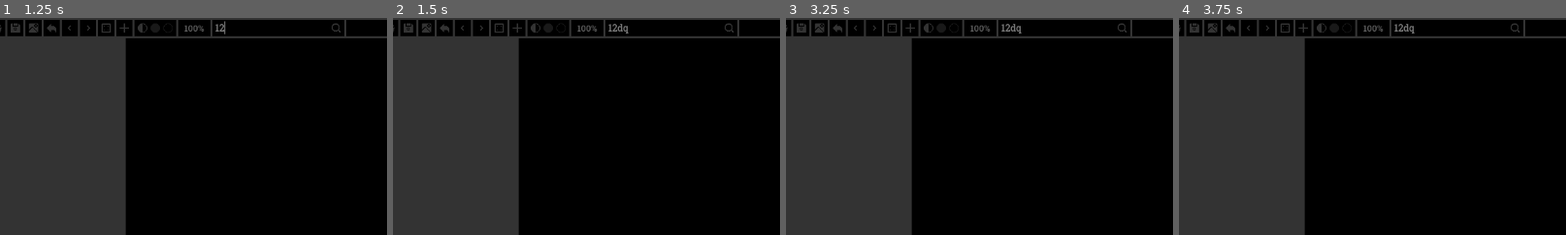
Above: before the commit, frames 1-4 (left to right).
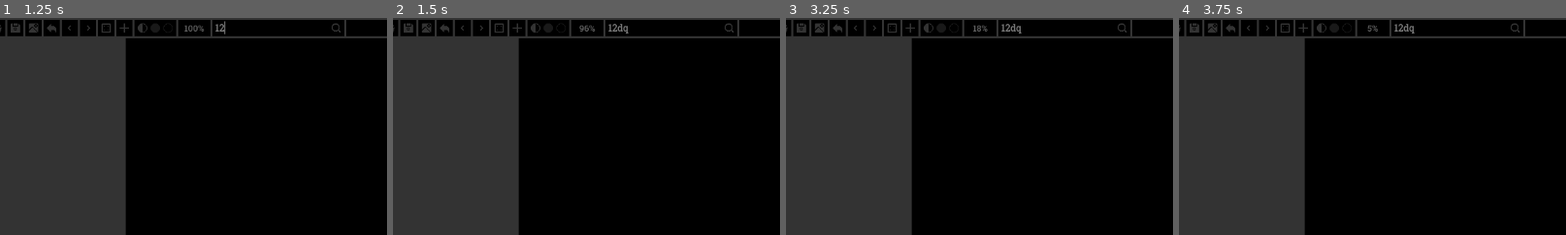
Above: after the commit, the same moments.

Repository: zehll/Nexo
Game: Godot game, scene res://Principal/Principal.tscn
Two runs of this game, one before a commit and one after it. Both use one fixed random seed, a clock stepped at 60 frames per second and the inputs below.
Inputs (mouse positions are % of the whole screen's width and height, from its top left):
- Up to frame 1 (1.25 s): click (39, 2) at 0.52 s; type "12" at 0.6 s
- Up to frame 2 (1.5 s): tap Enter at 1.25 s; move the mouse to (72, 45) at 1.27 s; hold D from 1.28 s (still down); hold Q from 1.28 s (still down); click (72, 45) at 1.42 s
- Up to frame 3 (3.25 s): move the mouse to (30, 55) at 2.02 s; release D at 2.03 s; release Q at 2.03 s; hold S 2.03-2.78 s; tap E at 2.1 s; click (30, 55) at 2.17 s; tap Space at 2.75 s; move the mouse to (60, 28) at 2.77 s; hold D from 2.78 s (still down); hold Q from 2.78 s (still down); click (60, 28) at 2.92 s
- Up to frame 4 (3.75 s): tap Enter at 3.5 s; move the mouse to (45, 70) at 3.52 s; release D at 3.53 s; release Q at 3.53 s; hold W from 3.53 s (still down); tap E at 3.6 s; click (45, 70) at 3.67 s
The pictures show only the part of the screen within x 4-54%, y 0-50%; the shares and areas given below are measured in that part.

Frame 1 is identical in both runs. In frame 2, 0.1% of the frame differs, in the area x 47-53%, y 3-7%; in frame 3, less than 0.1%; in frame 4, less than 0.1%.

Commit message:
Ajuste Final dos Rótulos
Concluído o conserto dos bugs mais graves na adição de rótulos.

Diff:
--- a/Botoes/Botoes.gd
+++ b/Botoes/Botoes.gd
@@ -268,6 +268,10 @@
 			Principal.ItemAtual = Principal.Imagens[0]
 			Principal.Exibidor.adicionar(Principal.ItemAtual[0])
 			TextoTitulo.text = Principal.ItemAtual[0].split("/")[-1].split(".")[0]
+		else:
+			Principal.ItemAtual = []
+			Principal.Exibidor.zerar()
+			TextoTitulo.text = "Nexo"
 	else:
 		IconeModo.texture = TexturaRotulo
 		if Principal.Rotulos.size() > 0:
@@ -276,6 +280,10 @@
 				if imagem[1].has(Principal.ItemAtual[0]):
 					Principal.Exibidor.adicionar(imagem[0])
 			TextoTitulo.text = Principal.ItemAtual[0]
+		else:
+			Principal.ItemAtual = []
+			Principal.Exibidor.zerar()
+			TextoTitulo.text = "Nexo"
 	Digitacao.text = ""
 	Principal.ListaDeImagens.atualizar("")
 	Principal.ListaDeRotulos.atualizar("")
--- a/Exibidor/Exibidor.gd
+++ b/Exibidor/Exibidor.gd
@@ -2,6 +2,7 @@
 class_name CExibidor
 
 # ELEMENTOS DA CENA
+@onready var Principal: CPrincipal
 @onready var Origem: Marker2D = $Origem
 @onready var Tabela: GridContainer = $Origem/Tabela
 @onready var ItemEmExibicao: PackedScene = preload("res://Exibidor/ItemEmExibicao/ItemEmExibicao.tscn")
@@ -24,6 +25,8 @@
 	self.mouse_entered.connect(Mouse.localizar.bind(self))
 	self.mouse_exited.connect(Mouse.localizar.bind(Mouse))
 	get_viewport().size_changed.connect(_atualizar_tamanho)
+func iniciar() -> void:
+	Principal = Mouse.Principal[0]
 
 # ATUALIZAR TAMANHO
 func _atualizar_tamanho() -> void:
@@ -85,6 +88,7 @@
 		var movimentacao: float = ZoomNormalizado * VelocidadeDoZoom * delta
 		if movimentacao >= 0.0:
 			Origem.scale += Vector2(movimentacao, movimentacao)
+			Principal.Botoes.Zoom.text = str(roundi(Origem.scale.x * 100.0)) + "%"
 		else:
 			var escala_pretendida: Vector2 = Origem.scale + Vector2(movimentacao, movimentacao)
 			var limite_superior: bool = Origem.global_position.y - ((Tamanho.y * escala_pretendida.y) / 2.0) < self.size.y - 30.0
@@ -93,6 +97,7 @@
 			var limite_direito: bool = Origem.global_position.x + ((Tamanho.x * escala_pretendida.x) / 2.0) > 30.0
 			if limite_superior and limite_inferior and limite_esquerdo and limite_direito:
 				Origem.scale = Vector2(max(0.05,escala_pretendida.x),max(0.05,escala_pretendida.y))
+				Principal.Botoes.Zoom.text = str(roundi(Origem.scale.x * 100.0)) + "%"
 			else: ZoomNormalizado = 0.0
 
 # ADICIONAR
--- a/ListaDeRotulos/ItemRotulo/ItemRotulo.gd
+++ b/ListaDeRotulos/ItemRotulo/ItemRotulo.gd
@@ -8,8 +8,6 @@
 @onready var Apagar: TextureRect = $Apagar
 @onready var Editar: TextureRect = $Editar
 @onready var Adicionar: TextureRect = $Adicionar
-@onready var Pergunta: PackedScene = preload("res://Pergunta/Pergunta.tscn")
-@onready var NovoRotulo: PackedScene = preload("res://ListaDeRotulos/NovoRotulo/NovoRotulo.tscn")
 
 # VARIÁVEIS
 @onready var Superior: String
@@ -183,20 +181,21 @@
 		_atualizar_cor(Editar,0)
 		_atualizar_cor(Adicionar,0)
 	else:
-		Principal.ItemAtual = [Nome.text,Superior]
-		Principal.Exibidor.zerar()
-		for imagem in Principal.Imagens:
-			if imagem[1].has(Nome.text):
-				Principal.Exibidor.adicionar(imagem[0])
+		if not Principal.ModoImagem:
+			Principal.ItemAtual = [Nome.text,Superior]
+			Principal.Exibidor.zerar()
+			for imagem in Principal.Imagens:
+				if imagem[1].has(Nome.text):
+					Principal.Exibidor.adicionar(imagem[0])
+			Principal.Botoes.TextoTitulo.text = Principal.ItemAtual[0]
 		Principal.Botoes.Digitacao.text = ""
 		Principal.ListaDeImagens.atualizar("")
 		Principal.ListaDeRotulos.atualizar("")
-		Principal.Botoes.TextoTitulo.text = Principal.ItemAtual[0]
 
 # APAGAR
 func _apagar(resposta: int, etapa: int) -> void:
 	if etapa == 0:
-		var questionar_apagar: CPergunta = Pergunta.instantiate()
+		var questionar_apagar: CPergunta = load("res://Pergunta/Pergunta.tscn").instantiate()
 		if Principal.Janelas.get_child_count() > 0:
 			Principal.Janelas.get_children()[0].fechar()
 		Principal.Janelas.add_child(questionar_apagar)
@@ -208,15 +207,20 @@
 			if not Principal.ModoImagem and (deletaveis.has(Principal.ItemAtual[0]) or deletaveis.has(Principal.ItemAtual[1])):
 				Principal.ItemAtual = []
 				Principal.Exibidor.zerar()
-			for item in _inferiores():
-				deletaveis.append(item)
+			var inferiores = _inferiores()
+			if inferiores is Array:
+				for item in _inferiores():
+					deletaveis.append(item)
 			for imagem in Principal.Imagens:
-				for rotulo in imagem[1]:
-					if deletaveis.has(rotulo):
-						imagem[1].erase(rotulo)
-			for rotulo in Principal.Rotulos:
-				if deletaveis.has(rotulo[0]):
-					Principal.Rotulos.erase(rotulo)
+				for deletavel in deletaveis:
+					if imagem[1].has(deletavel):
+						imagem.erase(deletavel)
+			var contagem: int = 0
+			while contagem < Principal.Rotulos.size():
+				if deletaveis.has(Principal.Rotulos[contagem][0]):
+					Principal.Rotulos.remove_at(contagem)
+				else:
+					contagem += 1
 			Principal.ListaDeImagens.atualizar(Principal.Botoes.Digitacao.text)
 			Principal.ListaDeRotulos.atualizar(Principal.Botoes.Digitacao.text)
 		Principal.Janelas.get_children()[0].fechar()
@@ -226,7 +230,7 @@
 	if etapa == 0:
 		if Principal.Janelas.get_child_count() > 0:
 			Principal.Janelas.get_children()[0].fechar()
-		var questionar_adicionar: CNovoRotulo = NovoRotulo.instantiate()
+		var questionar_adicionar: CNovoRotulo = load("res://ListaDeRotulos/NovoRotulo/NovoRotulo.tscn").instantiate()
 		Principal.Janelas.add_child(questionar_adicionar)
 		if not editar:
 			questionar_adicionar.iniciar(Nome.text)
--- a/ListaDeRotulos/ListaDeRotulos.gd
+++ b/ListaDeRotulos/ListaDeRotulos.gd
@@ -121,23 +121,25 @@
 	PaginaAtual = clampi(pagina,0,Paginas)
 	var contagem: int = 0
 	var indice_atual: int = PaginaAtual * itens_cabiveis
-	print(RotulosValidos)
 	while contagem <= min(itens_cabiveis,RotulosValidos.size() - 1):
 		var rotulo_atual: Array = RotulosValidos[clampi(contagem,indice_atual,RotulosValidos.size() - 1)]
-		var todos_os_superiores: Array = []
-		var superior_atual: String = rotulo_atual[1]
-		while superior_atual != "Origem":
-			todos_os_superiores.append(superior_atual)
-			for item in Principal.Rotulos:
-				if item[0] == superior_atual:
-					superior_atual = item[1]
+		var superiores: Array = []
+		var superior_em_analise: String = rotulo_atual[1]
+		while superior_em_analise != "Origem":
+			for rotulo in Principal.Rotulos:
+				if rotulo[0] == superior_em_analise:
+					superior_em_analise = rotulo[1]
+					superiores.push_back(superior_em_analise)
+		if rotulo_atual[1] != "Origem":
+			superiores.push_front(rotulo_atual[1])
+		superiores.pop_back()
 		var novo_rotulo: CItemRotulo = ItemRotulo.instantiate()
 		Lista.add_child(novo_rotulo)
 		if Principal.ModoImagem:
 			if Principal.ItemAtual != []:
-				novo_rotulo.iniciar(rotulo_atual[0],todos_os_superiores,Principal.ItemAtual[1].has(rotulo_atual[0]))
+				novo_rotulo.iniciar(rotulo_atual[0],superiores,Principal.ItemAtual[1].has(rotulo_atual[0]))
 			else:
-				novo_rotulo.iniciar(rotulo_atual[0],todos_os_superiores,true)
+				novo_rotulo.iniciar(rotulo_atual[0],superiores,true)
 		else:
-			novo_rotulo.iniciar(rotulo_atual[0],todos_os_superiores)
+			novo_rotulo.iniciar(rotulo_atual[0],superiores)
 		contagem += 1
--- a/ListaDeRotulos/NovoRotulo/NovoRotulo.gd
+++ b/ListaDeRotulos/NovoRotulo/NovoRotulo.gd
@@ -37,10 +37,11 @@
 			Grupo = grupo
 			_criar_item(grupo,true)
 			_criar_item("Sem Grupo")
-			var inferiores: Array = _inferiores()
-			for rotulo in Principal.Rotulos:
-				if rotulo[0] != grupo and rotulo[0] != nome_original and not inferiores.has(rotulo[0]):
-					_criar_item(rotulo[0])
+			var inferiores = _inferiores()
+			if inferiores is Array:
+				for rotulo in Principal.Rotulos:
+					if rotulo[0] != grupo and rotulo[0] != nome_original and not inferiores.has(rotulo[0]):
+						_criar_item(rotulo[0])
 	else:
 		_criar_item("Sem Grupo",true)
 		for rotulo in Principal.Rotulos:
--- a/Principal/Principal.gd
+++ b/Principal/Principal.gd
@@ -21,3 +21,4 @@
 func _ready() -> void:
 	Mouse.Principal = [self]
 	Botoes.iniciar()
+	Exibidor.iniciar()
